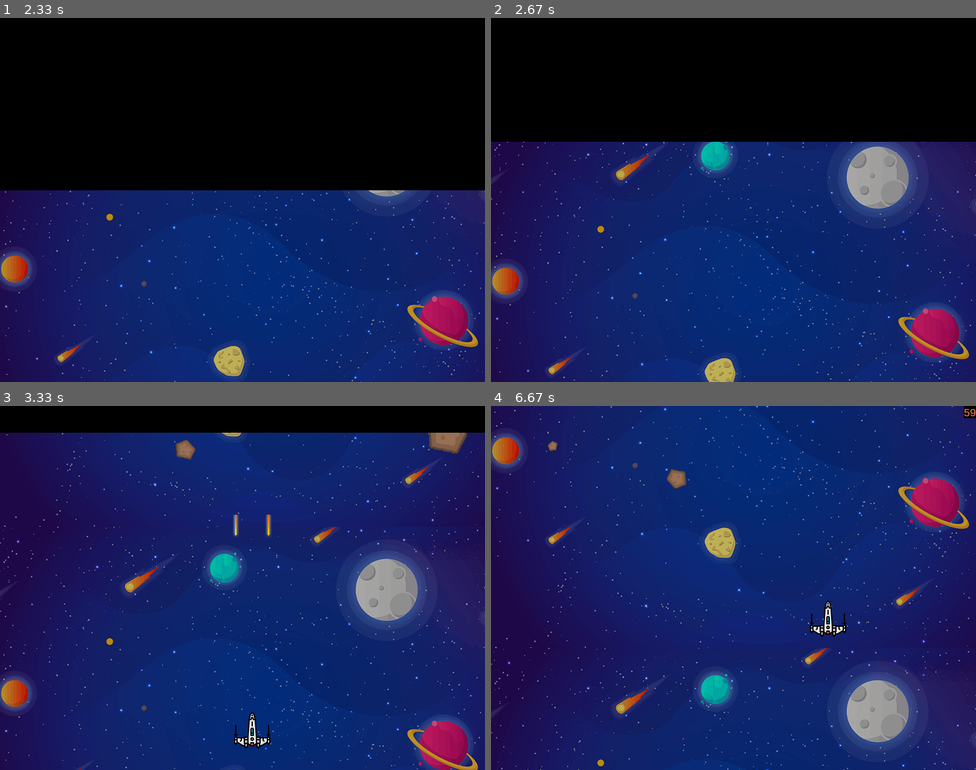
Above: before the commit, frames 1-4 (two rows, left to right).
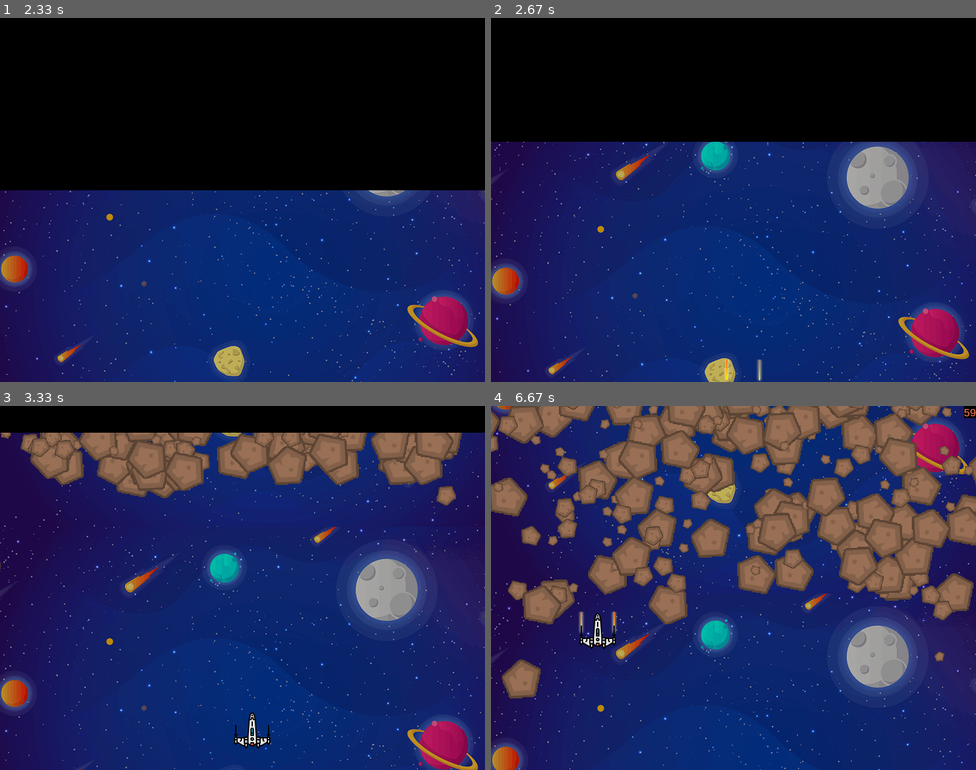
Above: after the commit, the same moments.

Repository: blamerra/pySpaceInvaders
Game: pygame game, started from main.py
The game is run twice, just before and just after one commit, with the same random seed, the same clock (stepped at 60 frames per second) and the same inputs.
Inputs:
- Up to frame 1 (2.33 s): tap Space at 0.33, 1.67 s
- Up to frame 2 (2.67 s): tap Space at 2.57 s
- Up to frame 3 (3.33 s): tap Space at 2.87, 3.07 s
- Up to frame 4 (6.67 s): tap Space at 3.37, 3.57, 3.87, 4.13, 4.47, 4.77, 4.9, 5.3, 5.6 s; hold Down 4.07-4.37 s; hold Left 4.4-4.8 s; hold Up 4.83-5.2 s; hold Right 5.23-5.87 s

Frame 1 is identical in both runs. In frame 2, 0.1% of the frame differs, in the area x 48-56%, y 93-100%; in frame 3, 11%; in frame 4, 44%, in the area x 0-100%, y 0-100%.

Commit message:
meteor in settings

Diff:
--- a/game.py
+++ b/game.py
@@ -52,7 +52,7 @@
 
         meteor_image = pygame.image.load(self.SETTINGS.meteor_image).convert()
         self.meteor_list = pygame.sprite.Group()
-        for i in range(50):
+        for i in range(self.SETTINGS.meteor_number):
             meteor = Meteor(meteor_image)
             self.sprites.add(meteor)
             self.meteor_list.add(meteor)
--- a/settings.py
+++ b/settings.py
@@ -32,6 +32,7 @@
         self.player_speed = 10
         self.player_vertical_move = True
         self.player_sound_explosion = "media/sound/player_explosion.wav"
+
         self.player_sound_random = []
         self.player_sound_random.append("media/sound/player_sw_R2D2_sound0.wav")
         self.player_sound_random.append("media/sound/player_sw_R2D2_sound1.wav")
@@ -54,6 +55,7 @@
 
         # Meteor
         self.meteor_image = "media/img/meteor.png"
+        self.meteor_number = 1000
 
         # Colors
         self.BLACK = (0, 0, 0)
